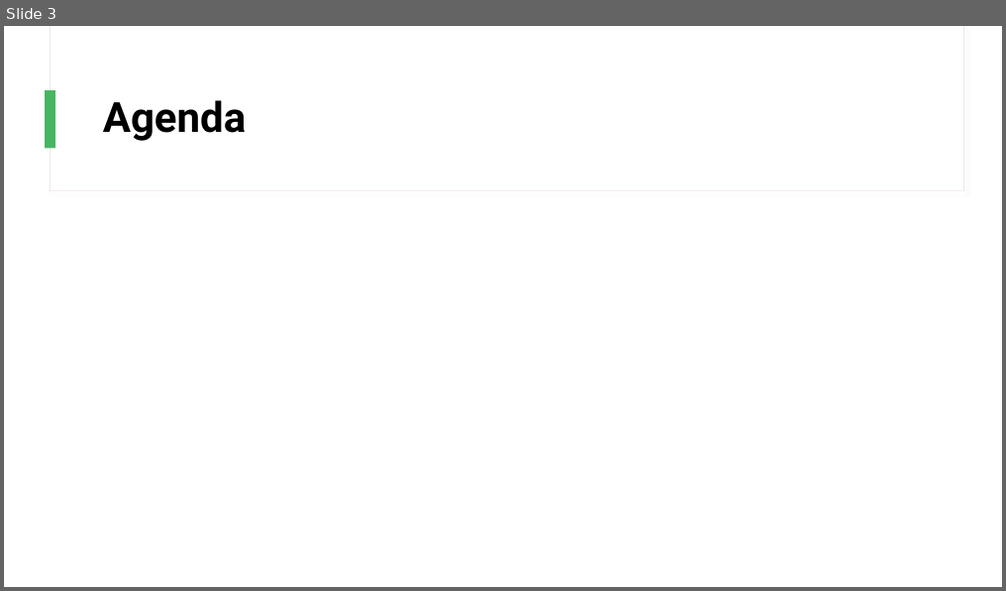
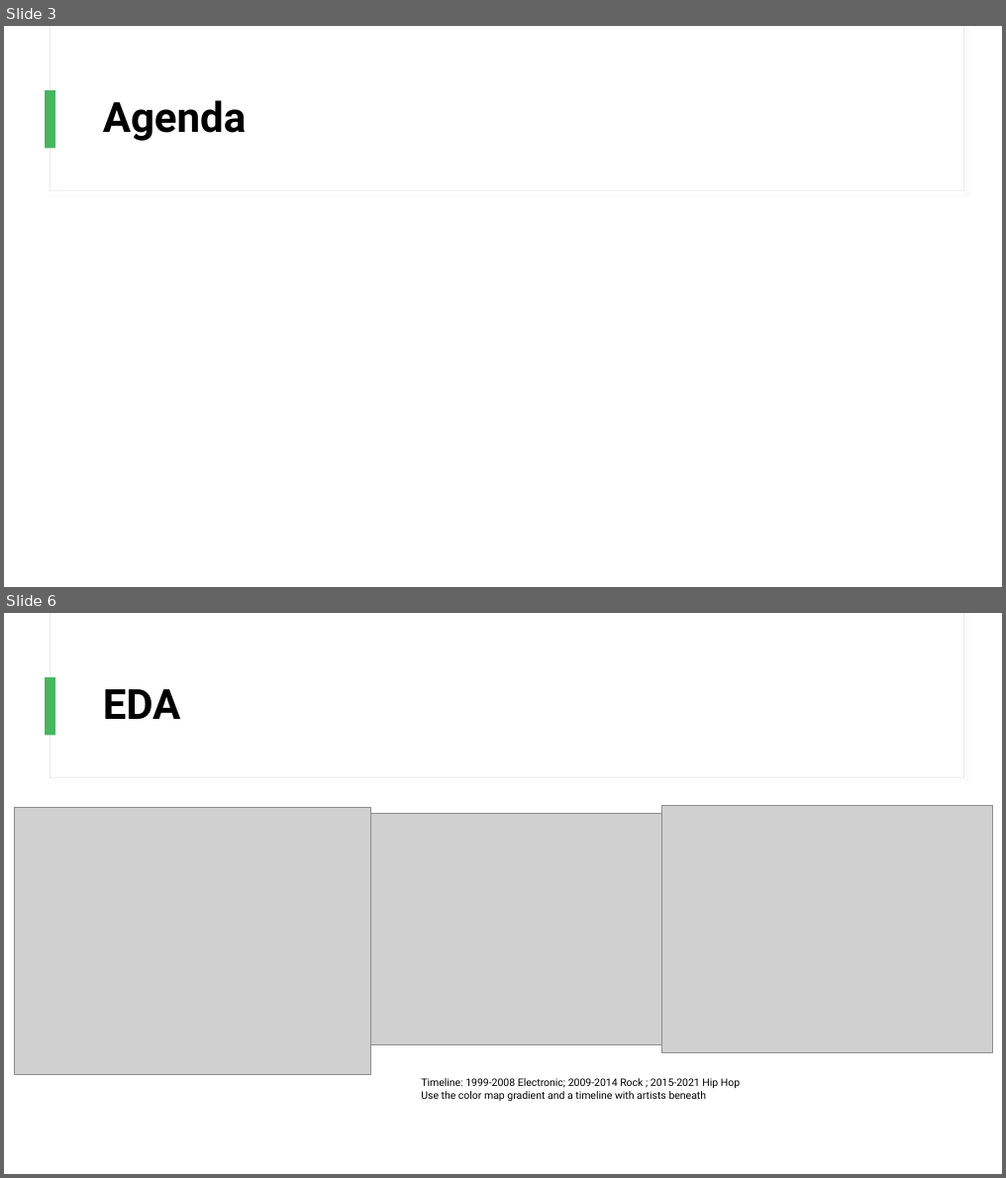
Before and after one commit to chan-chris/Metis_proj5, a slide deck: presentations/jazz_recs.pptx. Shown one above the other, each under a label of ours: slide 3 before the commit, slides 3 and 6 after it; the slides between them are not shown. The pictures are 1006x591 and 1006x1178 pixels, drawn with LibreOffice and Linux fonts; fonts in the diff are those of the drawing; grey boxes stand for pictures. Boxes give left, top, right and bottom in pixels: in the first picture for what was removed or moved away, otherwise in the second. Text is boxed around its words. In the diff, an @@ line names an element or a change of style, - is before the commit and + after.

```diff
--- a/presentations/jazz_recs.pptx
+++ b/presentations/jazz_recs.pptx
@@ slide 6 added at (x1=4, y1=613, x2=1002, y2=1174), background #FFFFFF; not listed: 3 template elements that a slide beside it also shows @@
@@ title added at (x1=103, y1=689, x2=181, y2=719), 40 pt, text #000000, bold @@
+EDA
@@ picture added at (x1=14, y1=807, x2=371, y2=1075) @@
@@ picture added at (x1=371, y1=814, x2=679, y2=1045) @@
@@ picture added at (x1=662, y1=805, x2=993, y2=1054) @@
@@ text added at (x1=421, y1=1078, x2=740, y2=1101), 10 pt, text #000000 @@
+Timeline: 1999-2008 Electronic; 2009-2014 Rock ; 2015-2021 Hip Hop
+Use the color map gradient and a timeline with artists beneath
```
Also in this commit, not shown: 4 slides changed, 5 other slides added, 2 slides removed, 11 other files.
